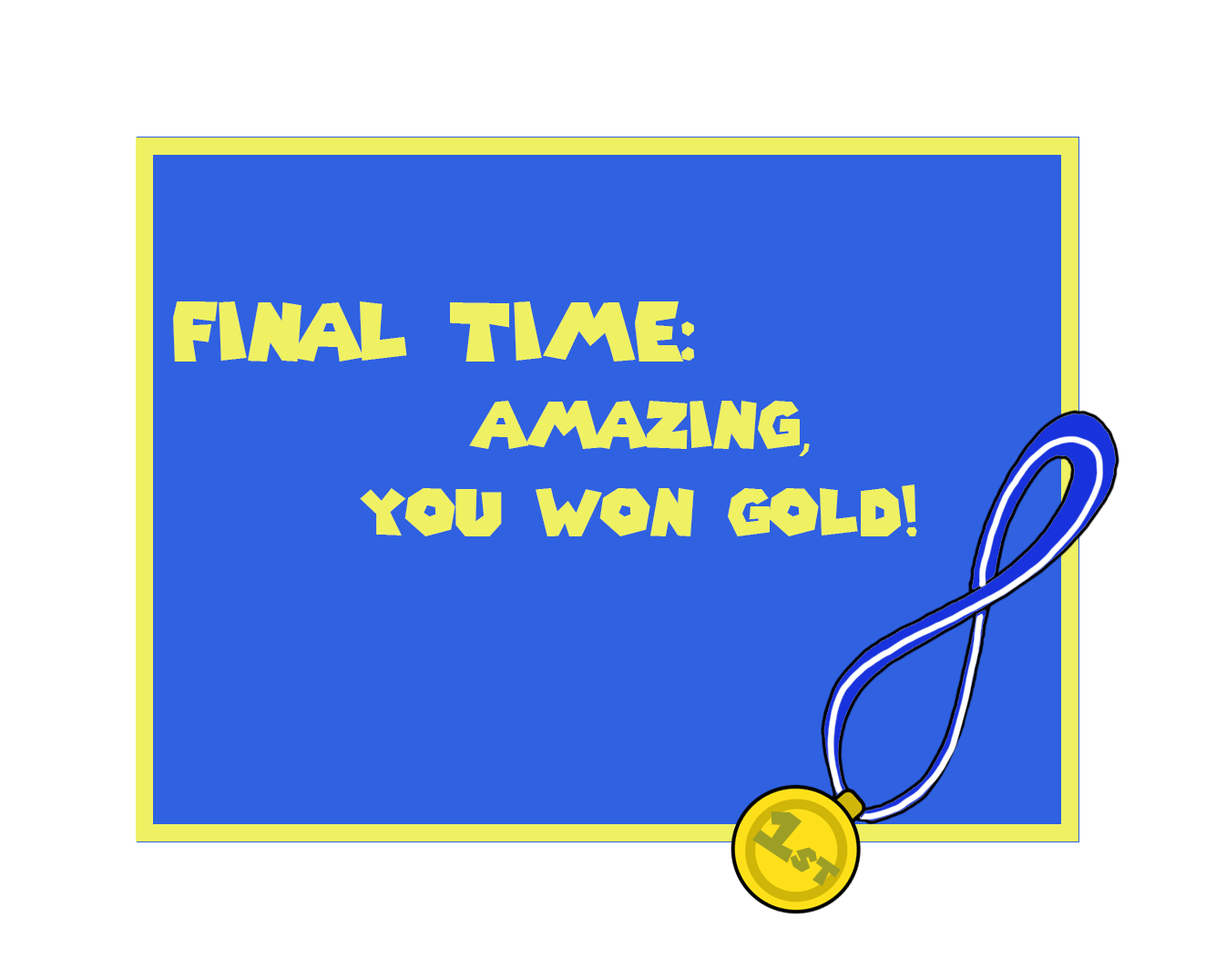
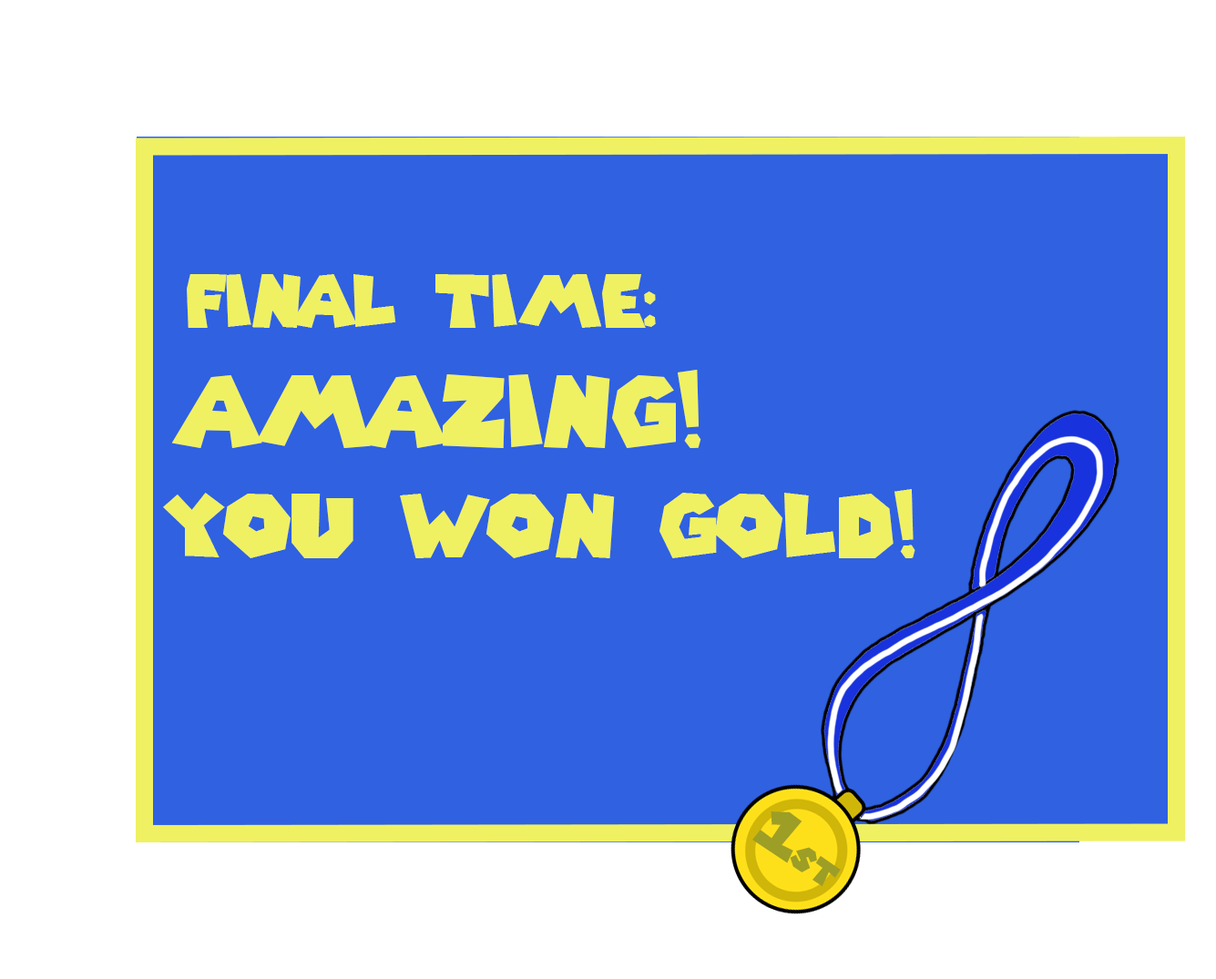
The second w=1216, h=979 image is a revision of the first. Changes to its layers:
added layer "you won gold!" above "amazing!" over (163, 489, 916, 559)
added layer "amazing!" above "final time:" over (171, 369, 702, 449)
renamed "Final time: amazing, you won gold!" to "final time:", painted on it over (173, 274, 918, 537)
painted on "Rectangle 1" over (135, 136, 1186, 843)
